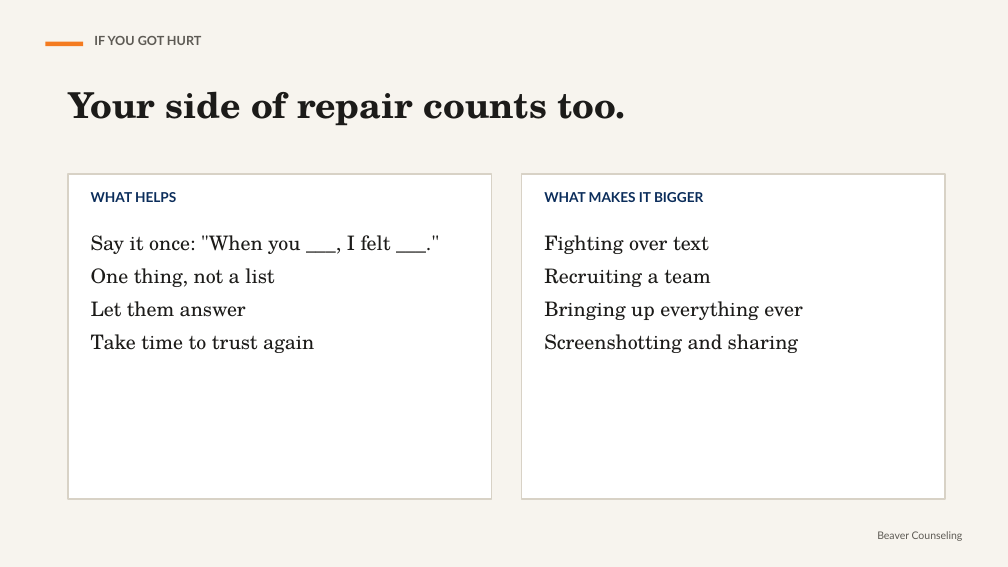
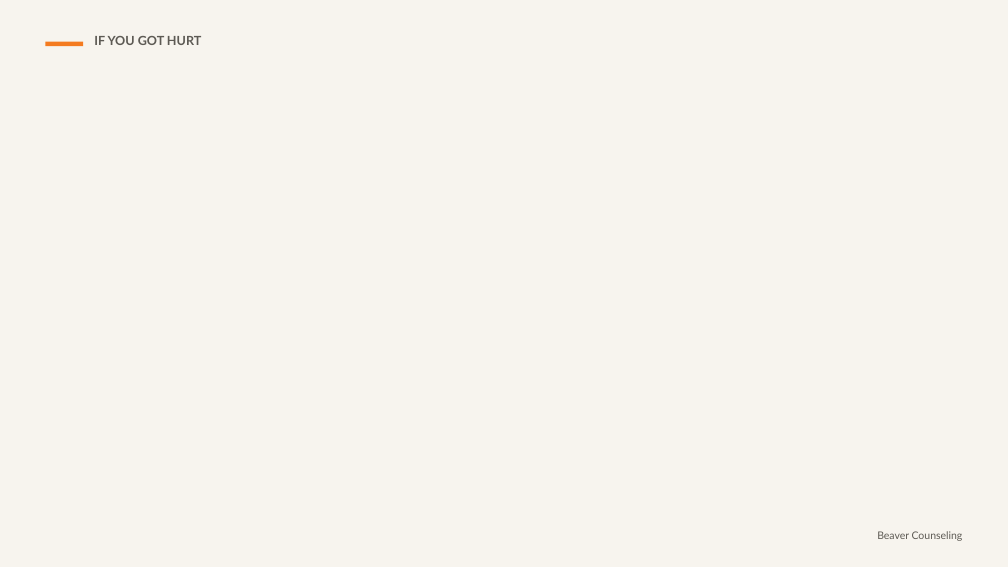
Before and after one commit to rmwtoolkit/bcds-toolkit, a slide deck: slide 16 of decks/the-repair-kit-lesson-v2.pptx (slide 11 before the commit). Drawn at 1008x567 pixels with LibreOffice and Linux fonts; fonts in the diff are those of the drawing; background and template pictures are left out. Boxes give left, top, right and bottom in pixels: in the first picture for what was removed or moved away, otherwise in the second. Text is boxed around its words. In the diff, an @@ line names an element or a change of style, - is before the commit and + after.

```diff
--- a/decks/the-repair-kit-lesson-v2.pptx
+++ b/decks/the-repair-kit-lesson-v2.pptx
@@ text removed at [68, 91, 626, 126] @@
-Your side of repair counts too.
@@ rectangle removed at [68, 174, 492, 499] @@
@@ rectangle removed at [522, 174, 945, 499] @@
@@ text removed at [91, 192, 176, 202] @@
-WHAT HELPS
@@ text removed at [544, 192, 703, 202] @@
-WHAT MAKES IT BIGGER
@@ text removed at [91, 235, 391, 353] @@
-Say it once: "When you ___, I felt ___."
-One thing, not a list
-Let them answer
-Take time to trust again
@@ text removed at [544, 235, 803, 353] @@
-Fighting over text
-Recruiting a team
-Bringing up everything ever
-Screenshotting and sharing
```
Also in this commit, not shown: 12 other slides changed, 7 slides added, 12 other files.
